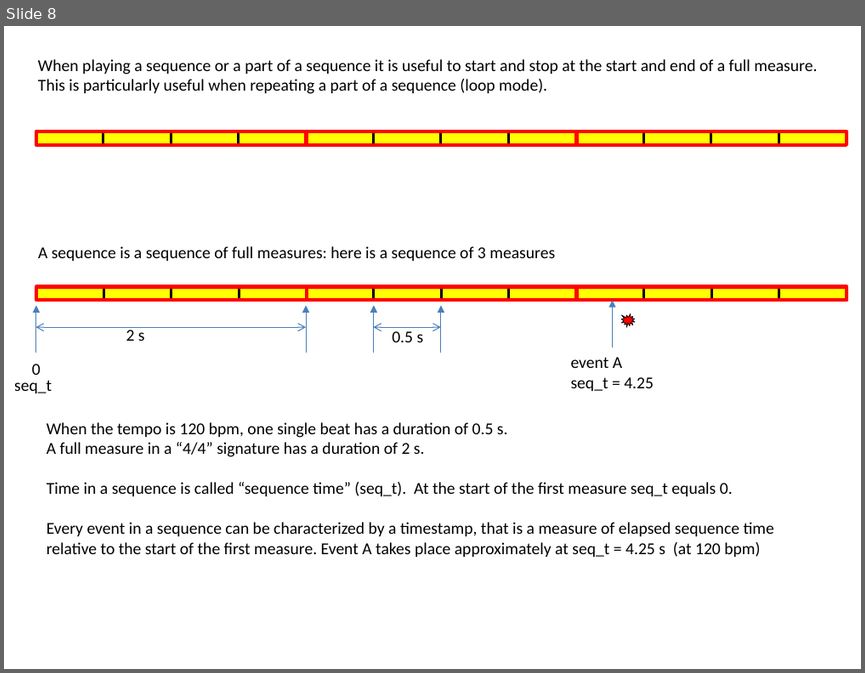
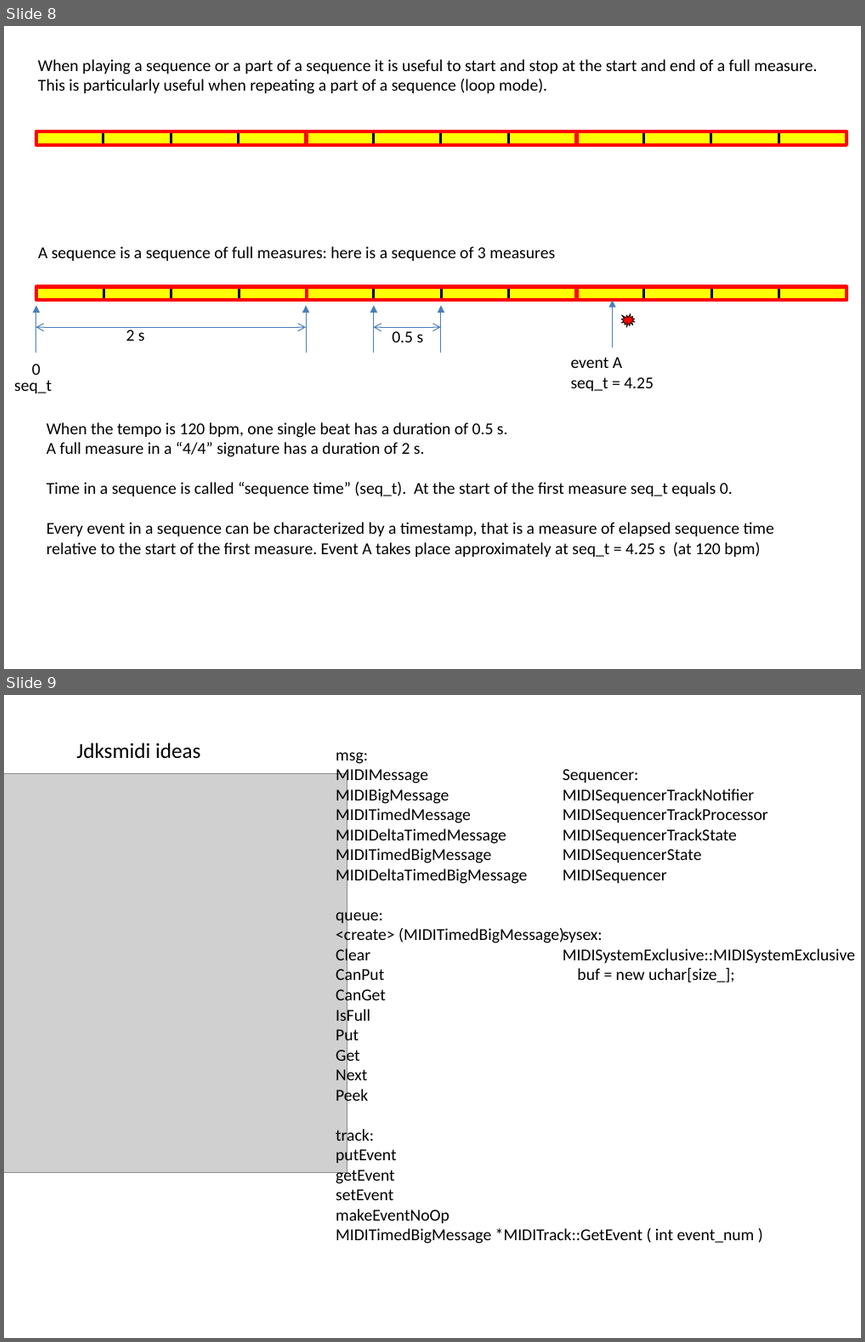
Before and after one commit to goofy2k/ESP32_faust2api, a slide deck: images/graphics.pptx. Shown one above the other, each under a label of ours: slide 8 before the commit, slides 8 and 9 after it. The pictures are 865x673 and 865x1342 pixels, drawn with LibreOffice and Linux fonts; fonts in the diff are those of the drawing; grey boxes stand for pictures. Boxes give left, top, right and bottom in pixels: in the first picture for what was removed or moved away, otherwise in the second. Text is boxed around its words. In the diff, an @@ line names an element or a change of style, - is before the commit and + after.

Commit message:
added MIDI headers to pptx

```diff
--- a/images/graphics.pptx
+++ b/images/graphics.pptx
@@ slide 9 added at <box>4,695,861,1338</box>, background #FFFFFF @@
@@ text added at <box>76,743,200,759</box>, 18 pt, text #000000 @@
+Jdksmidi ideas
@@ text added at <box>336,752,755,1243</box>, 14 pt, text #000000 @@
+msg:
+MIDIMessage
+MIDIBigMessage
+MIDITimedMessage
+MIDIDeltaTimedMessage
+MIDITimedBigMessage
+MIDIDeltaTimedBigMessage
+queue:
+<create> (MIDITimedBigMessage)
+Clear
+CanPut
+CanGet
+IsFull
+Put
+Get
+Next
+Peek
+track:
+putEvent
+getEvent
+setEvent
+makeEventNoOp
+MIDITimedBigMessage *MIDITrack::GetEvent ( int event_num )
@@ text added at <box>562,769,855,982</box>, 14 pt, text #000000 @@
+Sequencer:
+MIDISequencerTrackNotifier
+MIDISequencerTrackProcessor
+MIDISequencerTrackState
+MIDISequencerState
+MIDISequencer
+sysex:
+MIDISystemExclusive::MIDISystemExclusive
+buf = new uchar[size_];
@@ picture added at <box>4,774,347,1173</box> @@
```
Also in this commit, not shown: 3 other files.
